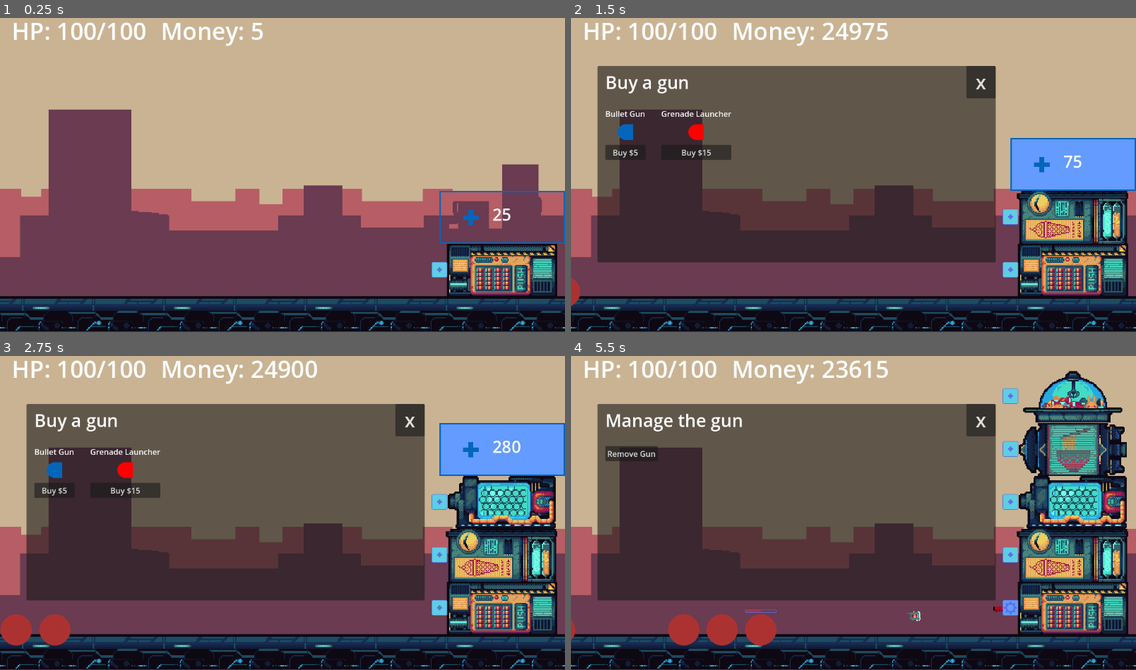
Above: before the commit, frames 1-4 (two rows, left to right).
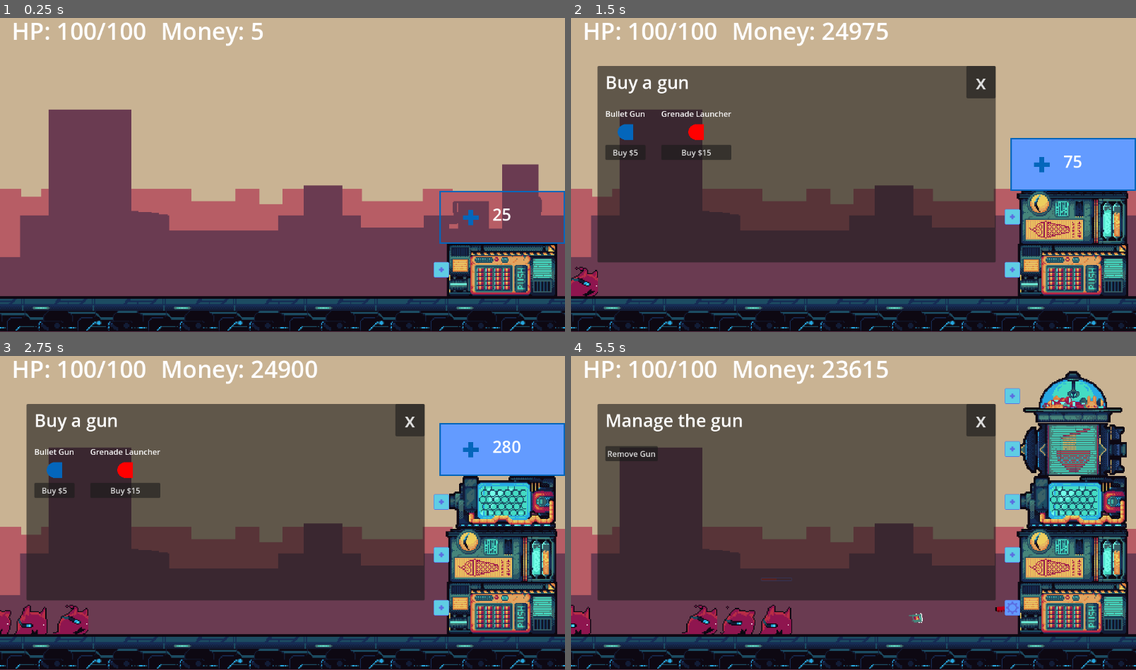
Above: after the commit, the same moments.

Repository: pavel-voronin/game-jam-tower
Game: Godot game, scene res://scenes/game.tscn
The game is run twice, just before and just after one commit, with the same random seed, the same clock (stepped at 60 frames per second) and the same inputs.
Inputs (mouse positions are in pixels of both pictures, inside the frame that each line leads up to):
- Up to frame 1 (0.25 s): no input
- Up to frame 2 (1.5 s): click (1011, 269) at 0.5 s; click "25" at 1.25 s
- Up to frame 3 (2.75 s): click "75" at 2 s
- Up to frame 4 (5.5 s): click "280" at 2.75 s; click "1000" at 3.5 s; click "Buy $5" at 4.25 s; click (1011, 607) at 5 s

The runs differ from the first frame. In frame 1, less than 0.1% of the frame differs, in the area x 76-80%, y 77-83%; in frame 2, 0.5%; in frame 3, 1.6%; in frame 4, 2.7%, in the area x 0-80%, y 10-93%.

Commit message:
add animations for the enemy

Diff:
--- a/scenes/Attacks.gd
+++ b/scenes/Attacks.gd
@@ -13,4 +13,7 @@
 	timer.start()
 
 func hit(area: Area2D) -> void:
+	$"../AnimatedSprite".play("attack")
 	area.hit(parent.strength)
+	await $"../AnimatedSprite".animation_looped
+	$"../AnimatedSprite".play("idle")
--- a/scenes/ConstantMovement.gd
+++ b/scenes/ConstantMovement.gd
@@ -1,6 +1,7 @@
 extends Node
 
 @onready var parent: Enemy = $".."
+@onready var sprite: AnimatedSprite2D = $"../AnimatedSprite"
 
 func can_move() -> bool:
 	return not parent.has_overlapping_areas()
@@ -8,3 +9,4 @@
 func _physics_process(delta: float) -> void:
 	if can_move():
 		parent.global_position.x += delta * parent.speed
+		sprite.play("walk")
--- a/scenes/game.tscn
+++ b/scenes/game.tscn
@@ -64,7 +64,7 @@
 position = Vector2(1024, 570)
 
 [node name="WaveEmitter" parent="." instance=ExtResource("3_lj5df")]
-position = Vector2(-85, 566)
+position = Vector2(-53, 575)
 enemy_prefab = ExtResource("2_itqq6")
 
 [node name="UI" type="CanvasLayer" parent="."]
--- a/scenes/level.tscn
+++ b/scenes/level.tscn
@@ -144,4 +144,4 @@
 script = ExtResource("2_6xd3u")
 
 [node name="MountPoint" parent="." instance=ExtResource("3_u3tha")]
-position = Vector2(-128, -1)
+position = Vector2(-124, -1)
--- a/scenes/soldier.tscn
+++ b/scenes/soldier.tscn
@@ -1,11 +1,134 @@
-[gd_scene load_steps=11 format=3 uid="uid://bk6i4mmqvmj81"]
+[gd_scene load_steps=27 format=3 uid="uid://bk6i4mmqvmj81"]
 
 [ext_resource type="Script" path="res://scenes/soldier.gd" id="1_0vjqv"]
-[ext_resource type="Texture2D" uid="uid://q7wimm4ke5u6" path="res://assets/enemies.png" id="1_g8lvy"]
 [ext_resource type="Script" path="res://scenes/ConstantMovement.gd" id="2_rh7fd"]
 [ext_resource type="Script" path="res://scenes/Attacks.gd" id="3_gbdho"]
 [ext_resource type="Script" path="res://scenes/ShowsHP.gd" id="4_5phjm"]
+[ext_resource type="Texture2D" uid="uid://bf00qwc8j81l5" path="res://assets/enemy-soldier.png" id="5_apvwo"]
 [ext_resource type="Texture2D" uid="uid://rkervyjg0fhe" path="res://assets/hp.png" id="6_d3c4c"]
+
+[sub_resource type="AtlasTexture" id="AtlasTexture_itqwe"]
+atlas = ExtResource("5_apvwo")
+region = Rect2(0, 216, 72, 108)
+
+[sub_resource type="AtlasTexture" id="AtlasTexture_xitl3"]
+atlas = ExtResource("5_apvwo")
+region = Rect2(72, 216, 72, 108)
+
+[sub_resource type="AtlasTexture" id="AtlasTexture_p3rpb"]
+atlas = ExtResource("5_apvwo")
+region = Rect2(144, 216, 72, 108)
+
+[sub_resource type="AtlasTexture" id="AtlasTexture_tg2x0"]
+atlas = ExtResource("5_apvwo")
+region = Rect2(216, 216, 72, 108)
+
+[sub_resource type="AtlasTexture" id="AtlasTexture_qrodl"]
+atlas = ExtResource("5_apvwo")
+region = Rect2(288, 216, 72, 108)
+
+[sub_resource type="AtlasTexture" id="AtlasTexture_byvp0"]
+atlas = ExtResource("5_apvwo")
+region = Rect2(360, 216, 72, 108)
+
+[sub_resource type="AtlasTexture" id="AtlasTexture_iklr8"]
+atlas = ExtResource("5_apvwo")
+region = Rect2(432, 216, 72, 108)
+
+[sub_resource type="AtlasTexture" id="AtlasTexture_3h8fr"]
+atlas = ExtResource("5_apvwo")
+region = Rect2(504, 216, 72, 108)
+
+[sub_resource type="AtlasTexture" id="AtlasTexture_y2d3v"]
+atlas = ExtResource("5_apvwo")
+region = Rect2(576, 216, 72, 108)
+
+[sub_resource type="AtlasTexture" id="AtlasTexture_ghn0d"]
+atlas = ExtResource("5_apvwo")
+region = Rect2(0, 0, 72, 108)
+
+[sub_resource type="AtlasTexture" id="AtlasTexture_35jfx"]
+atlas = ExtResource("5_apvwo")
+region = Rect2(72, 0, 72, 108)
+
+[sub_resource type="AtlasTexture" id="AtlasTexture_3v8vw"]
+atlas = ExtResource("5_apvwo")
+region = Rect2(144, 0, 72, 108)
+
+[sub_resource type="AtlasTexture" id="AtlasTexture_737jw"]
+atlas = ExtResource("5_apvwo")
+region = Rect2(0, 108, 72, 108)
+
+[sub_resource type="AtlasTexture" id="AtlasTexture_snfxi"]
+atlas = ExtResource("5_apvwo")
+region = Rect2(72, 108, 72, 108)
+
+[sub_resource type="AtlasTexture" id="AtlasTexture_0sg71"]
+atlas = ExtResource("5_apvwo")
+region = Rect2(144, 108, 72, 108)
+
+[sub_resource type="SpriteFrames" id="SpriteFrames_k4ike"]
+animations = [{
+"frames": [{
+"duration": 1.0,
+"texture": SubResource("AtlasTexture_itqwe")
+}, {
+"duration": 1.0,
+"texture": SubResource("AtlasTexture_xitl3")
+}, {
+"duration": 1.0,
+"texture": SubResource("AtlasTexture_p3rpb")
+}, {
+"duration": 1.0,
+"texture": SubResource("AtlasTexture_tg2x0")
+}, {
+"duration": 1.0,
+"texture": SubResource("AtlasTexture_qrodl")
+}, {
+"duration": 1.0,
+"texture": SubResource("AtlasTexture_byvp0")
+}, {
+"duration": 1.0,
+"texture": SubResource("AtlasTexture_iklr8")
+}, {
+"duration": 1.0,
+"texture": SubResource("AtlasTexture_3h8fr")
+}, {
+"duration": 1.0,
+"texture": SubResource("AtlasTexture_y2d3v")
+}],
+"loop": true,
+"name": &"attack",
+"speed": 10.0
+}, {
+"frames": [{
+"duration": 1.0,
+"texture": SubResource("AtlasTexture_ghn0d")
+}, {
+"duration": 1.0,
+"texture": SubResource("AtlasTexture_35jfx")
+}, {
+"duration": 1.0,
+"texture": SubResource("AtlasTexture_3v8vw")
+}],
+"loop": true,
+"name": &"idle",
+"speed": 4.0
+}, {
+"frames": [{
+"duration": 1.0,
+"texture": SubResource("AtlasTexture_737jw")
+}, {
+"duration": 1.0,
+"texture": SubResource("AtlasTexture_snfxi")
+}, {
+"duration": 1.0,
+"texture": SubResource("AtlasTexture_0sg71")
+}],
+"loop": true,
+"name": &"walk",
+"speed": 5.0
+}]
 
 [sub_resource type="CircleShape2D" id="CircleShape2D_3rty6"]
 radius = 32.0
@@ -36,10 +159,11 @@
 [node name="ShowsHP" type="Node" parent="."]
 script = ExtResource("4_5phjm")
 
-[node name="Sprite2D" type="Sprite2D" parent="."]
-texture = ExtResource("1_g8lvy")
-region_enabled = true
-region_rect = Rect2(0, 0, 64, 64)
+[node name="AnimatedSprite" type="AnimatedSprite2D" parent="."]
+position = Vector2(0, -54)
+sprite_frames = SubResource("SpriteFrames_k4ike")
+animation = &"walk"
+frame_progress = 0.809585
 
 [node name="PhysicalBodyArea" type="CollisionShape2D" parent="."]
 visible = false
@@ -57,9 +181,9 @@
 
 [node name="HPBar" type="TextureProgressBar" parent="."]
 offset_left = -32.0
-offset_top = -41.0
+offset_top = -115.0
 offset_right = 32.0
-offset_bottom = -35.0
+offset_bottom = -109.0
 max_value = 2.0
 value = 2.0
 texture_under = SubResource("AtlasTexture_a21fe")
Not shown, added: assets/Assets Art/ASEPRITE files/[object] tower pala.png.import
Not shown, added: assets/Assets Art/AssetExports/[ui] weaponshop.png.import
Binary file added: assets/Assets Art/OLD STUFF/[enemy] Enemy Small-Ver01resized - Idle - Walk - Attack.png
Not shown, added: assets/Assets Art/OLD STUFF/[enemy] Enemy Small-Ver01resized - Idle - Walk - Attack.png.import
Renamed: assets/Assets Art/AssetExports/[enemy] Enemy Small-Ver01resized - Idle - Walk - Attack.png -> assets/enemy-soldier.png
Not shown, added: assets/enemy-soldier.png.import
